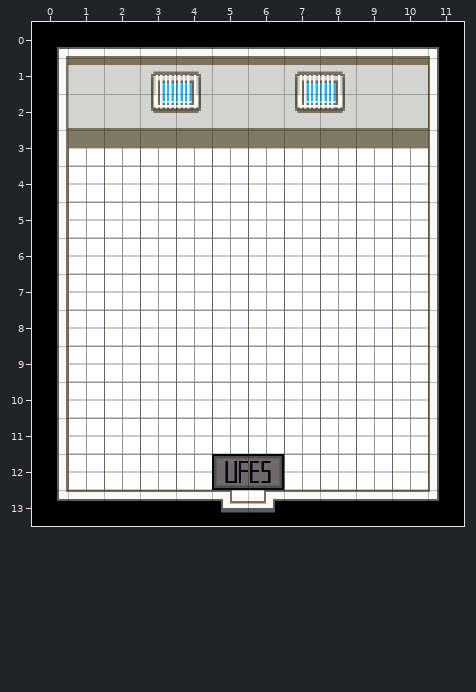
Two versions of a level (Tiled map, data/maps/sala_vitor.tmx). Above: the version before the commit.
Cells are 64x64 px. Shown: x 0..11, y 0..13.
Once edited:
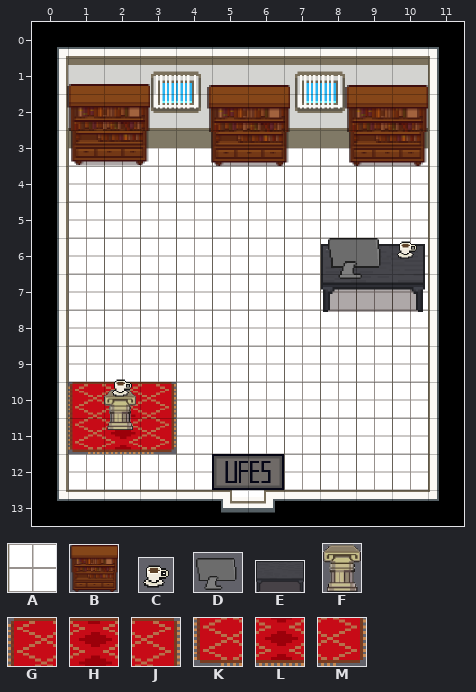
Key: from "chao_ct": A 54; from "objects": B 79 "estante_livros_resized", C 82 "cafe", D 84 "monitor", E 85 "mesa", F 86 "santuario"; from "tapete": G 0, H 1, J 2, K 3, L 4, M 5.
_ is an empty cell.
Objects are placed by their top-left corner, in cells (3,4 is the top-left corner of cell 3,4); size is 1x1 cell unless given.
Tiles replaced or removed in this view: A.
From old to new:
Changed rows in their new state; . is an unchanged cell.
Layer "Terrain":
first column x 1:
10 GHJ
11 KLM
Layer "Objects":
added: B "estante_livros_resized" at 1,1.7 size 2.3x2.2
added: B "estante_livros_resized" at 8.7,1.8 size 2.3x2.2
added: B "estante_livros_resized" at 4.9,1.8 size 2.3x2.2
added: E "mesa" at 8.1,6.2 size 2.9x1.9
added: F "santuario" at 2,10.2 size 0.9x1.1
Layer "Interactive Objects" (added):
added: C "cafe" at 10.1,5.9 size 0.7x0.7
added: D "monitor" at 8.1,5.8 size 1.8x1.4
added: C "cafe" at 2.1,9.8 size 0.7x0.7
Where, in picture pixels (left, top, right, bottom), the same in both pictures:
added: (68, 84, 150, 165)
added: (207, 85, 290, 166)
added: (345, 85, 428, 166)
added: (322, 238, 425, 312)
changed: (68, 379, 176, 454)
